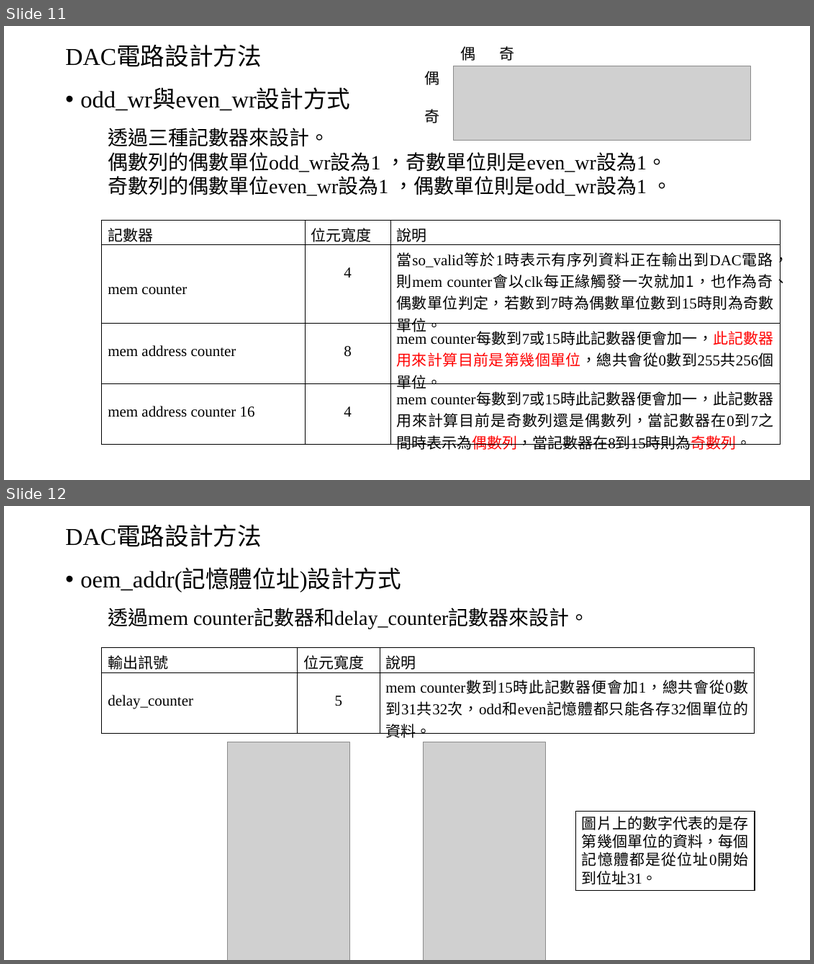
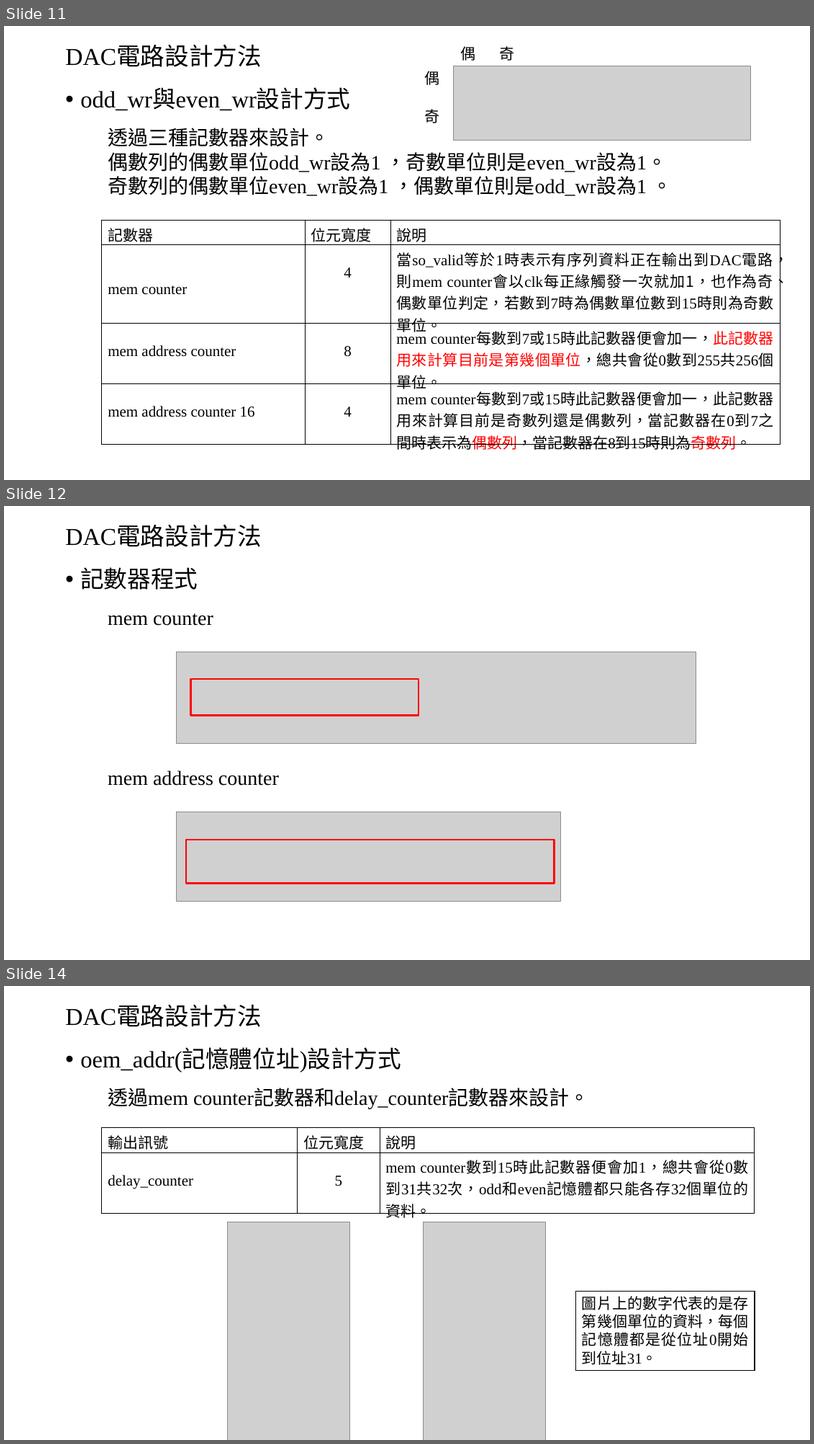
Before and after one commit to Chi-Yung/Chi-Yung, a slide deck: 報告.pptx. Shown one above the other, each under a label of ours: slides 11 and 12 before the commit, slides 11, 12 and 14 after it; the slides between them are not shown. The pictures are 814x964 and 814x1444 pixels, drawn with LibreOffice and Linux fonts; fonts in the diff are those of the drawing; grey boxes stand for pictures. Boxes give left, top, right and bottom in pixels: in the first picture for what was removed or moved away, otherwise in the second. Text is boxed around its words. In the diff, an @@ line names an element or a change of style, - is before the commit and + after.

```diff
--- a/報告.pptx
+++ b/報告.pptx
@@ slide 12 added at box(4, 506, 810, 960), background #FFFFFF @@
@@ title added at box(65, 525, 262, 547), 28.8 pt, text #000000 @@
+DAC電路設計方法
@@ text added at box(80, 567, 198, 590), 28 pt, text #000000 @@
+• 記數器程式
@@ text added at box(108, 613, 214, 626), 24 pt, text #000000 @@
+mem counter
@@ picture added at box(176, 651, 697, 743) @@
@@ rectangle added at box(191, 679, 419, 716), outline #FF0000 2.25 pt @@
@@ text added at box(108, 770, 279, 785), 24 pt, text #000000 @@
+mem address counter
@@ picture added at box(176, 811, 561, 901) @@
@@ rectangle added at box(186, 839, 555, 883), outline #FF0000 2.25 pt @@
@@ what was slide 12 is now slide 14 @@
```
Also in this commit, not shown: 3 slides changed, 1 other slide added.
